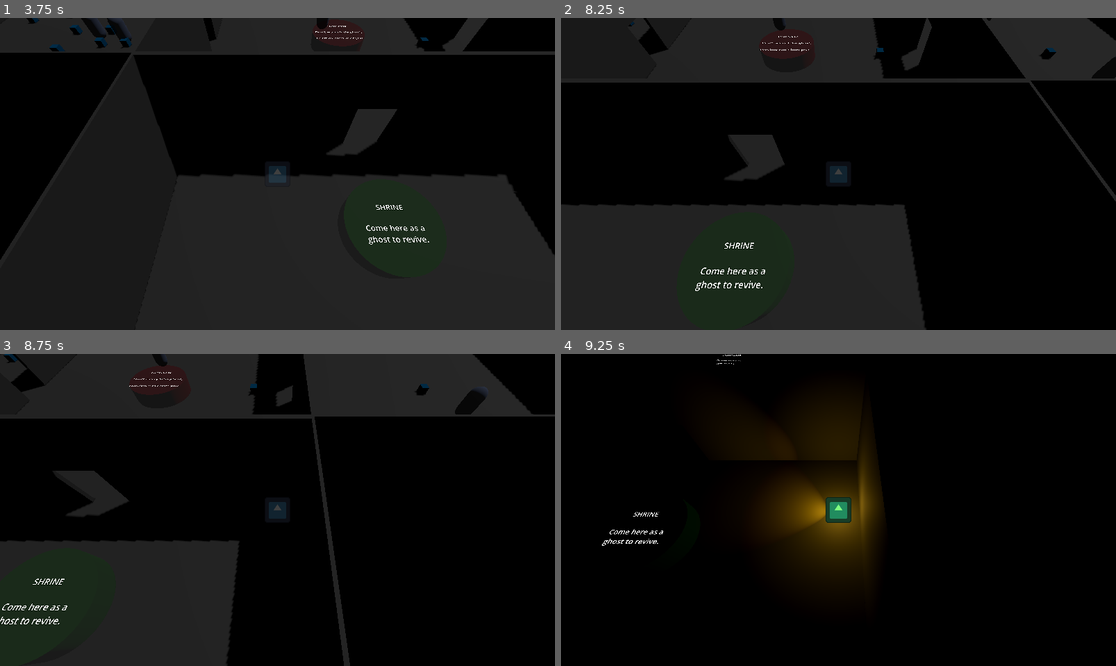
Above: before the commit, frames 1-4 (two rows, left to right).
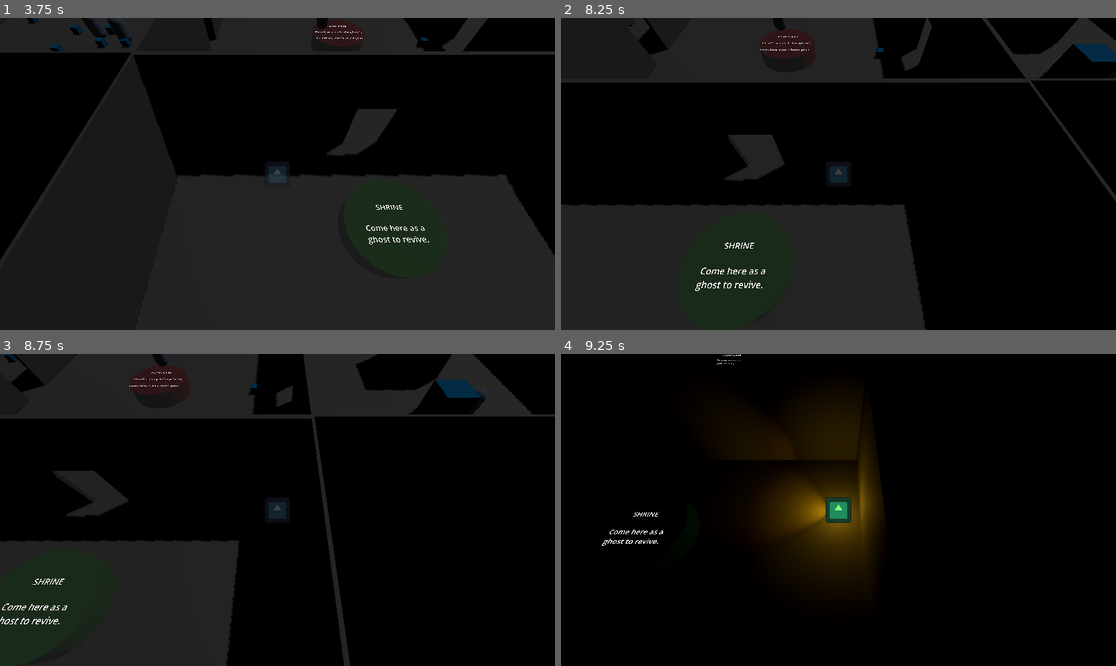
Above: after the commit, the same moments.

Repository: Rusty-Rat-Studios/dead-living-and-dying
Game: Godot game, scene res://game.tscn
Same seed, same stepped clock (60 frames per second), same inputs: the game is played once before the commit and once after it. The engine's default icon, where the game draws it, is replaced by a stand-in: a white triangle on a blue panel in a dark square.
Inputs (mouse positions are in pixels of both pictures, inside the frame that each line leads up to):
- Up to frame 1 (3.75 s): click "START" at 0.5 s; tap Enter at 1.25 s; move the mouse to (249, 236) at 1.27 s; hold Up (ui_up) 1.28-2.78 s; tap Tab every 0.75 s from 1.35 to 3.6 s; move the mouse to (444, 220) at 2.02 s; move the mouse to (111, 127) at 2.77 s; hold Left (ui_left) from 2.78 s (still down); move the mouse to (305, 174) at 3.52 s
- Up to frame 2 (8.25 s): move the mouse to (755, 96) at 4.27 s; release Left (ui_left) at 4.28 s; hold Down (ui_down) 4.28-5.03 s; tap Tab every 0.75 s from 4.35 to 8.1 s; move the mouse to (960, 158) at 5.02 s; hold Right (ui_right) 5.03-5.78 s; move the mouse to (727, 189) at 5.77 s; hold Up (ui_up) 5.78-6.53 s; move the mouse to (894, 105) at 6.52 s; hold Right (ui_right) from 6.53 s (still down); move the mouse to (810, 236) at 7.27 s; move the mouse to (1005, 220) at 8.02 s
- Up to frame 3 (8.75 s): keep holding Right (ui_right)
- Up to frame 4 (9.25 s): move the mouse to (672, 463) at 8.77 s; release Right (ui_right) at 8.78 s; hold Down (ui_down) from 8.78 s (still down); tap Tab at 8.85 s

Frame 1 is identical in both runs. In frame 2, 2.3% of the frame differs, in the area x 77-100%, y 0-20%; in frame 3, 2.5%, in the area x 64-88%, y 0-20%; in frame 4, nothing differs.

Commit message:
Add large possessables for testing

Diff:
--- a/game.tscn
+++ b/game.tscn
@@ -14,6 +14,7 @@
 [ext_resource type="PackedScene" uid="uid://bson3umirpot2" path="res://map/wall_without_door.tscn" id="12_5tnol"]
 [ext_resource type="PackedScene" uid="uid://bcep1wbs2caas" path="res://possessable/possessable.tscn" id="13_66ase"]
 [ext_resource type="PackedScene" uid="uid://dic5onsop66y4" path="res://ui/game_menu.tscn" id="13_owhbc"]
+[ext_resource type="Script" path="res://possessable/possessable.gd" id="14_eaw3w"]
 
 [sub_resource type="CylinderShape3D" id="CylinderShape3D_eitr8"]
 radius = 2.0
@@ -35,6 +36,32 @@
 material = SubResource("StandardMaterial3D_j7r0k")
 top_radius = 2.0
 bottom_radius = 2.0
+
+[sub_resource type="StandardMaterial3D" id="StandardMaterial3D_kvr7m"]
+albedo_color = Color(0, 0.654902, 1, 1)
+
+[sub_resource type="BoxMesh" id="BoxMesh_p804s"]
+material = SubResource("StandardMaterial3D_kvr7m")
+size = Vector3(4, 4, 4)
+
+[sub_resource type="BoxShape3D" id="BoxShape3D_nf841"]
+size = Vector3(4, 4, 4)
+
+[sub_resource type="SphereShape3D" id="SphereShape3D_5ey0f"]
+radius = 8.0
+
+[sub_resource type="BoxShape3D" id="BoxShape3D_58kmd"]
+size = Vector3(4.2, 4.2, 4.2)
+
+[sub_resource type="BoxMesh" id="BoxMesh_lk3ck"]
+material = SubResource("StandardMaterial3D_kvr7m")
+size = Vector3(2, 2, 2)
+
+[sub_resource type="BoxShape3D" id="BoxShape3D_k3c3k"]
+size = Vector3(2, 2, 2)
+
+[sub_resource type="BoxShape3D" id="BoxShape3D_f8crx"]
+size = Vector3(2.1, 2.1, 2.1)
 
 [node name="Game" type="Node3D"]
 script = ExtResource("1_77rk7")
@@ -248,8 +275,59 @@
 [node name="WallWithoutDoor3" parent="World/RoomRight" instance=ExtResource("12_5tnol")]
 transform = Transform3D(-4.37114e-08, 0, 1, 0, 1, 0, -1, 0, -4.37114e-08, 9.95, 0, 0)
 
-[node name="Possessable" parent="World/RoomRight" instance=ExtResource("13_66ase")]
-transform = Transform3D(1, 0, 0, 0, 1, 0, 0, 0, 1, 0, 0.25, 0)
+[node name="Possessable" type="RigidBody3D" parent="World/RoomRight"]
+transform = Transform3D(1, 0, 0, 0, 1, 0, 0, 0, 1, 0, 2.25, -4)
+collision_layer = 4
+collision_mask = 5
+script = ExtResource("14_eaw3w")
+
+[node name="MeshInstance3D" type="MeshInstance3D" parent="World/RoomRight/Possessable"]
+mesh = SubResource("BoxMesh_p804s")
+
+[node name="CollisionShape3D" type="CollisionShape3D" parent="World/RoomRight/Possessable"]
+shape = SubResource("BoxShape3D_nf841")
+
+[node name="AttackRange" type="Area3D" parent="World/RoomRight/Possessable"]
+collision_layer = 0
+collision_mask = 0
+monitorable = false
+
+[node name="CollisionShape3D" type="CollisionShape3D" parent="World/RoomRight/Possessable/AttackRange"]
+shape = SubResource("SphereShape3D_5ey0f")
+
+[node name="Hurtbox" type="Area3D" parent="World/RoomRight/Possessable"]
+collision_layer = 0
+collision_mask = 0
+
+[node name="CollisionShape3D" type="CollisionShape3D" parent="World/RoomRight/Possessable/Hurtbox"]
+shape = SubResource("BoxShape3D_58kmd")
+
+[node name="Possessable2" type="RigidBody3D" parent="World/RoomRight"]
+transform = Transform3D(1, 0, 0, 0, 1, 0, 0, 0, 1, 0, 1.25, 3)
+collision_layer = 4
+collision_mask = 5
+script = ExtResource("14_eaw3w")
+
+[node name="MeshInstance3D" type="MeshInstance3D" parent="World/RoomRight/Possessable2"]
+mesh = SubResource("BoxMesh_lk3ck")
+
+[node name="CollisionShape3D" type="CollisionShape3D" parent="World/RoomRight/Possessable2"]
+shape = SubResource("BoxShape3D_k3c3k")
+
+[node name="AttackRange" type="Area3D" parent="World/RoomRight/Possessable2"]
+collision_layer = 0
+collision_mask = 0
+monitorable = false
+
+[node name="CollisionShape3D" type="CollisionShape3D" parent="World/RoomRight/Possessable2/AttackRange"]
+shape = SubResource("SphereShape3D_5ey0f")
+
+[node name="Hurtbox" type="Area3D" parent="World/RoomRight/Possessable2"]
+collision_layer = 0
+collision_mask = 0
+
+[node name="CollisionShape3D" type="CollisionShape3D" parent="World/RoomRight/Possessable2/Hurtbox"]
+shape = SubResource("BoxShape3D_f8crx")
 
 [node name="GhostRight1" parent="World/RoomRight" instance=ExtResource("9_t4a6d")]
 transform = Transform3D(1, 0, 0, 0, 1, 0, 0, 0, 1, 4, 1, 0)
Not shown: 1 places in game.tscn that only renumber resources
